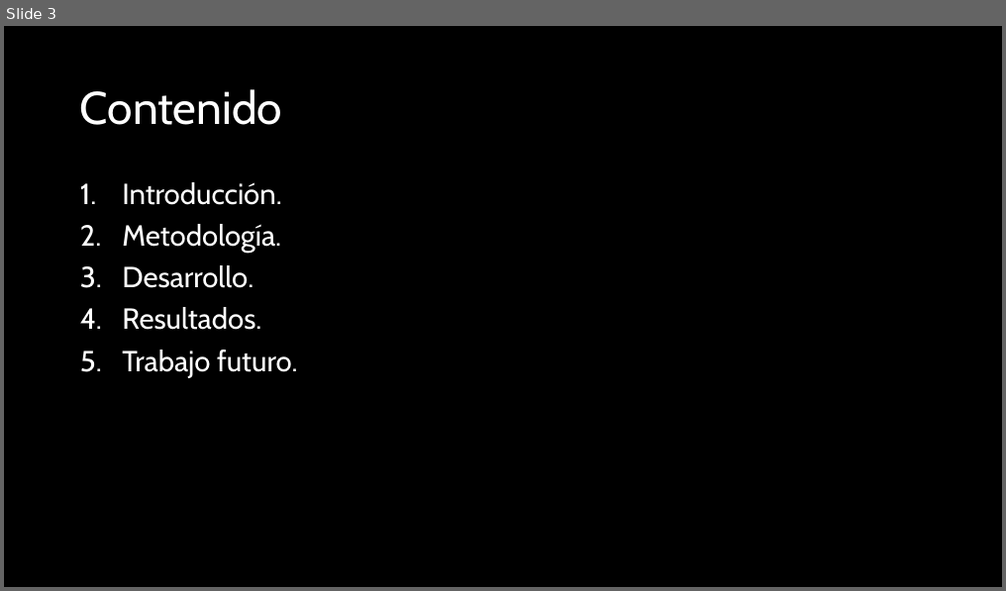
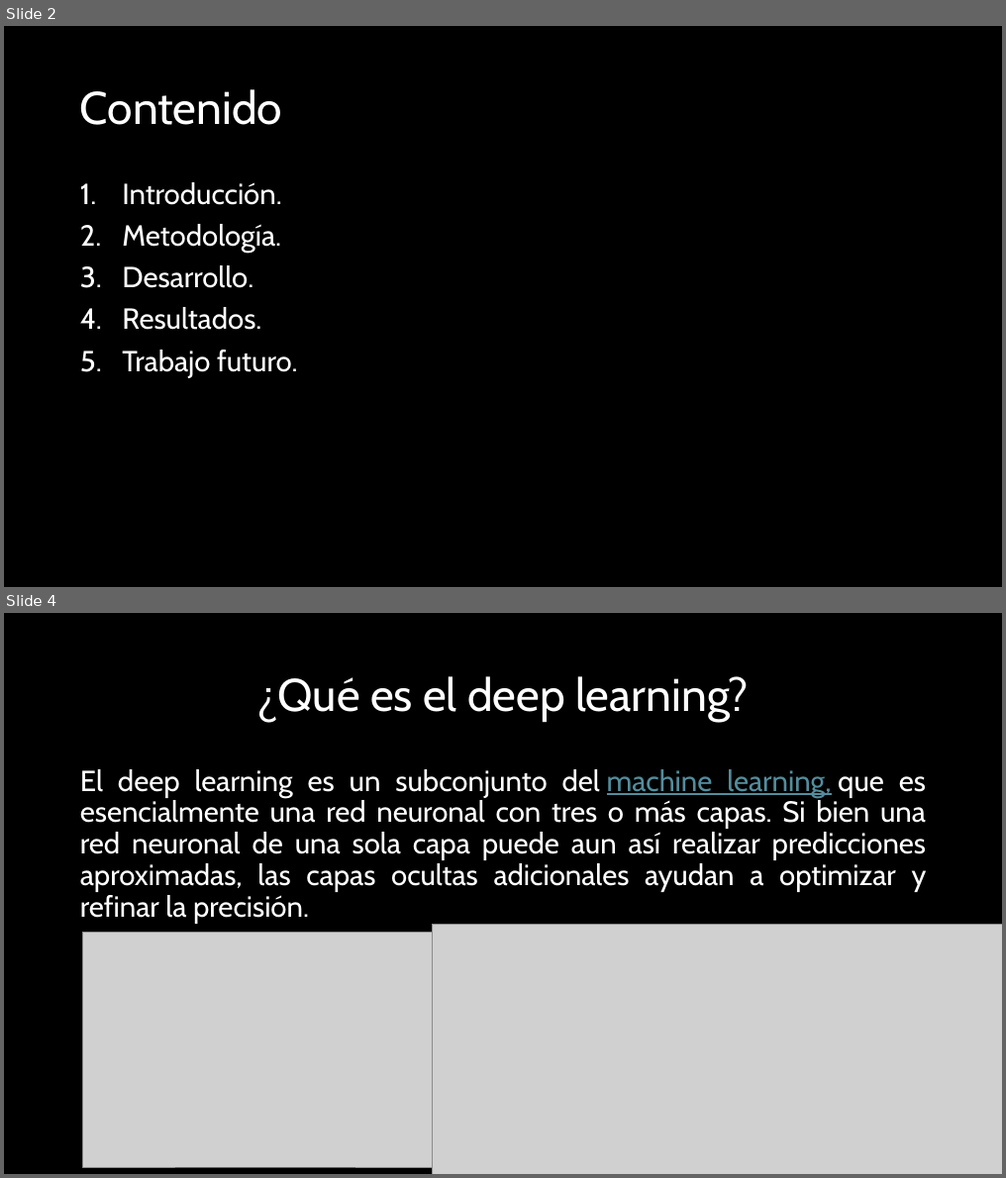
Before and after one commit to adanantonio07A/aprenProfTest, a slide deck: presentation/Introducción al aprendizaje profundo.pptx. Shown one above the other, each under a label of ours: slide 3 before the commit, slides 2 and 4 after it; the slides between them are not shown. The pictures are 1006x591 and 1006x1178 pixels, drawn with LibreOffice and Linux fonts; fonts in the diff are those of the drawing; grey boxes stand for pictures. Boxes give left, top, right and bottom in pixels: in the first picture for what was removed or moved away, otherwise in the second. Text is boxed around its words. In the diff, an @@ line names an element or a change of style, - is before the commit and + after.

Commit message:
Updating Presentation

```diff
--- a/presentation/Introducción al aprendizaje profundo.pptx
+++ b/presentation/Introducción al aprendizaje profundo.pptx
@@ slide 4 added at <box>4,613,1002,1174</box>, background #000000 @@
@@ title added at <box>257,676,747,722</box>, 44 pt, text #FFFFFF @@
+¿Qué es el deep learning?
@@ text added at <box>80,769,927,924</box>, 28 pt, text #FFFFFF @@
+El deep learning es un subconjunto del machine learning, que es esencialmente una red neuronal con tres o más capas. Si bien una red neuronal de una sola capa puede aun así realizar predicciones aproximadas, las capas ocultas adicionales ayudan a optimizar y refinar la precisión.
@@ picture added at <box>82,933,448,1167</box> @@
@@ picture added at <box>433,925,1002,1174</box> @@
@@ what was slide 3 is now slide 2 @@
```
Also in this commit, not shown: 3 slides changed, 14 other slides added, 1 slide removed.
